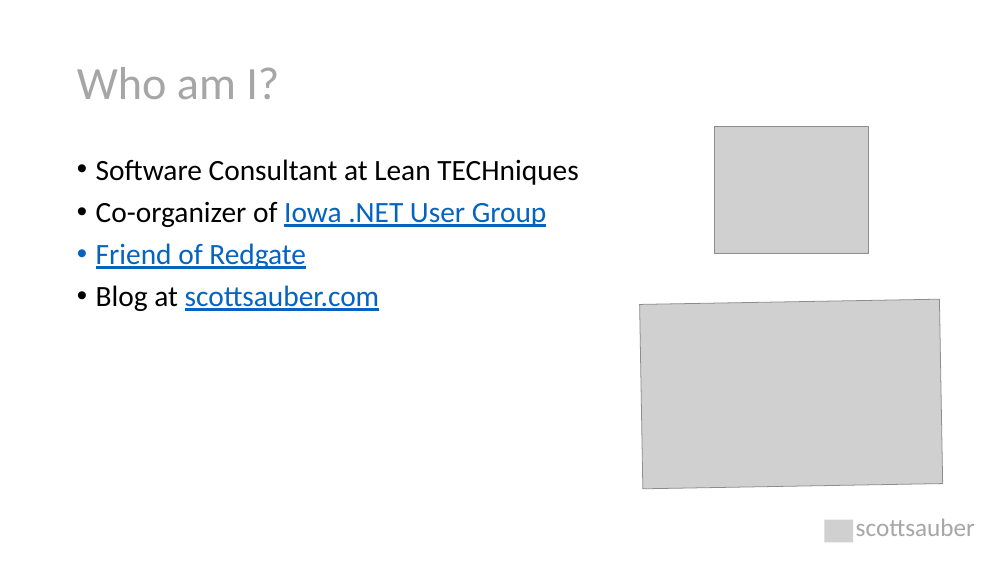
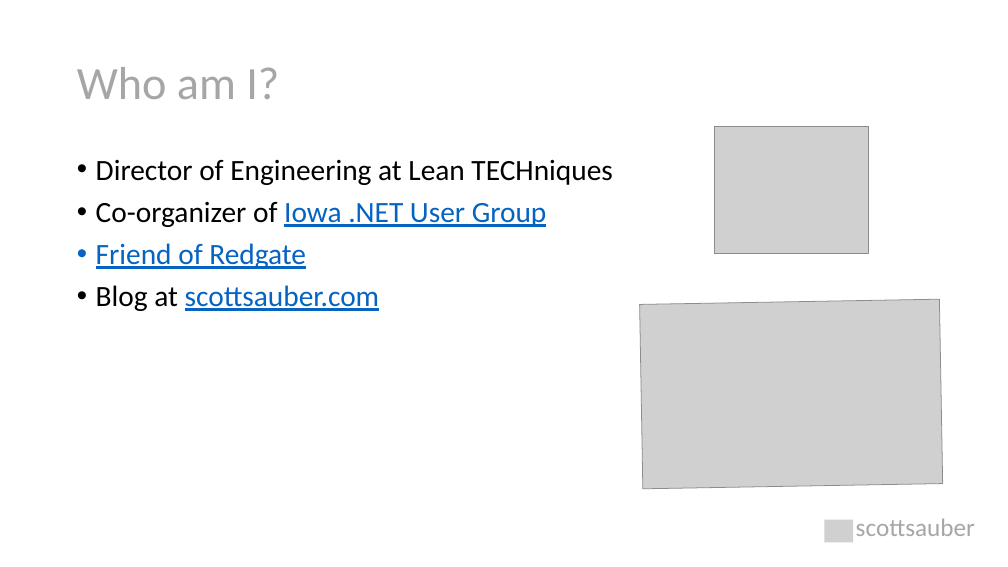
Before and after one commit to nirzaf/DotNetWorkShopTalk, a slide deck: slide 5 of 2022-03-18-DotNetRome-TheBackgroundOnBackgroundTasksInDotNet6/The Background on Background Tasks.pptx. Drawn at 1008x567 pixels with LibreOffice and Linux fonts; fonts in the diff are those of the drawing; grey boxes stand for pictures. Boxes give left, top, right and bottom in pixels: in the first picture for what was removed or moved away, otherwise in the second. Text is boxed around its words. In the diff, an @@ line names an element or a change of style, - is before the commit and + after.

```diff
--- a/2022-03-18-DotNetRome-TheBackgroundOnBackgroundTasksInDotNet6/The Background on Background Tasks.pptx
+++ b/2022-03-18-DotNetRome-TheBackgroundOnBackgroundTasksInDotNet6/The Background on Background Tasks.pptx
@@ text at (96, 159, 612, 185): text changed @@
-• Software Consultant at Lean TECHniques
+• Director of Engineering at Lean TECHniques
```
Also in this commit, not shown: 2 other slides changed.
